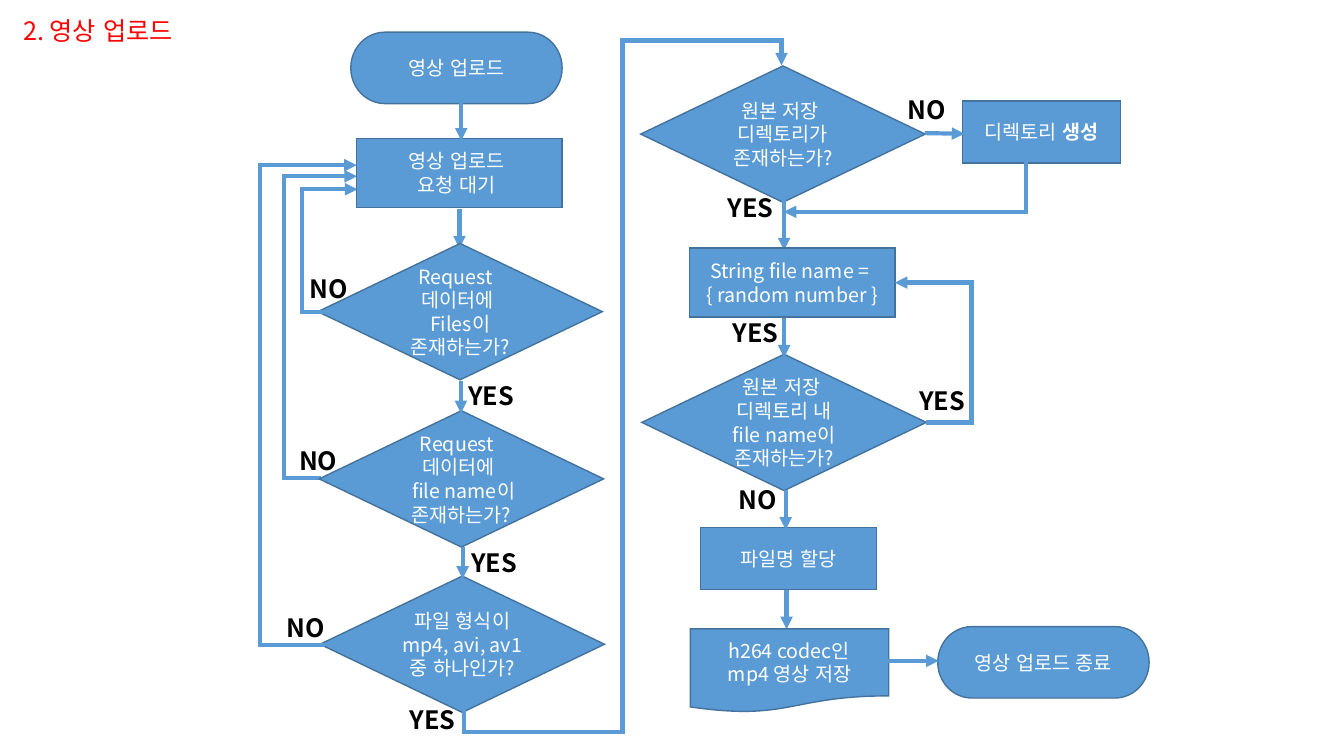
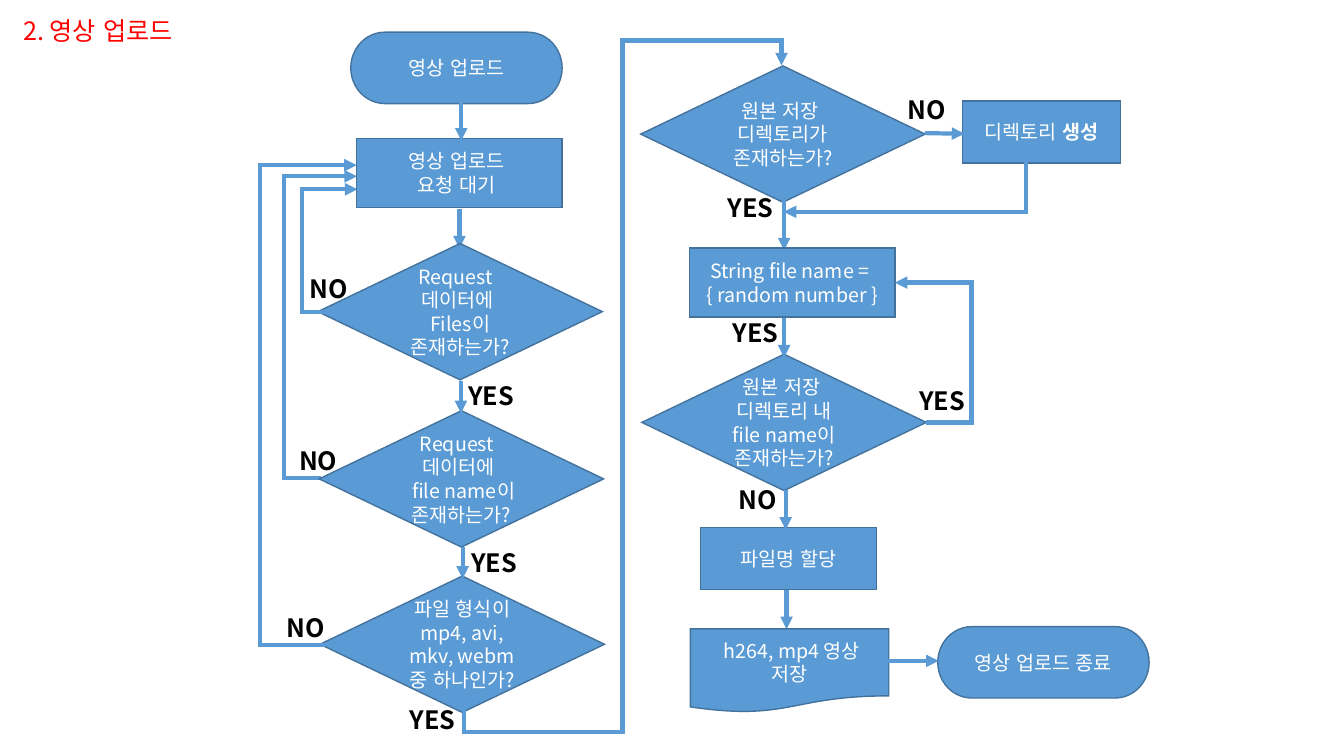
Before and after one commit to sweetleejoohyun/toy_backend, a slide deck: slide 3 of docs/순서도.pptx. Drawn at 1344x756 pixels with LibreOffice and Linux fonts; fonts in the diff are those of the drawing. Boxes give left, top, right and bottom in pixels: in the first picture for what was removed or moved away, otherwise in the second. Text is boxed around its words. In the diff, an @@ line names an element or a change of style, - is before the commit and + after.

```diff
--- a/docs/순서도.pptx
+++ b/docs/순서도.pptx
@@ text in diamond at (x1=410, y1=596, x2=515, y2=693): text changed @@
-파일 형식이 mp4, avi, av1 중 하나인가?
+파일 형식이 mp4, avi, mkv, webm
+중 하나인가?
@@ text in flow chart document at (x1=724, y1=642, x2=860, y2=683): text changed @@
-h264 codec인
-mp4 영상 저장
+h264, mp4 영상 저장
```
Also in this commit, not shown: 1 other slide changed, 1 other file.
